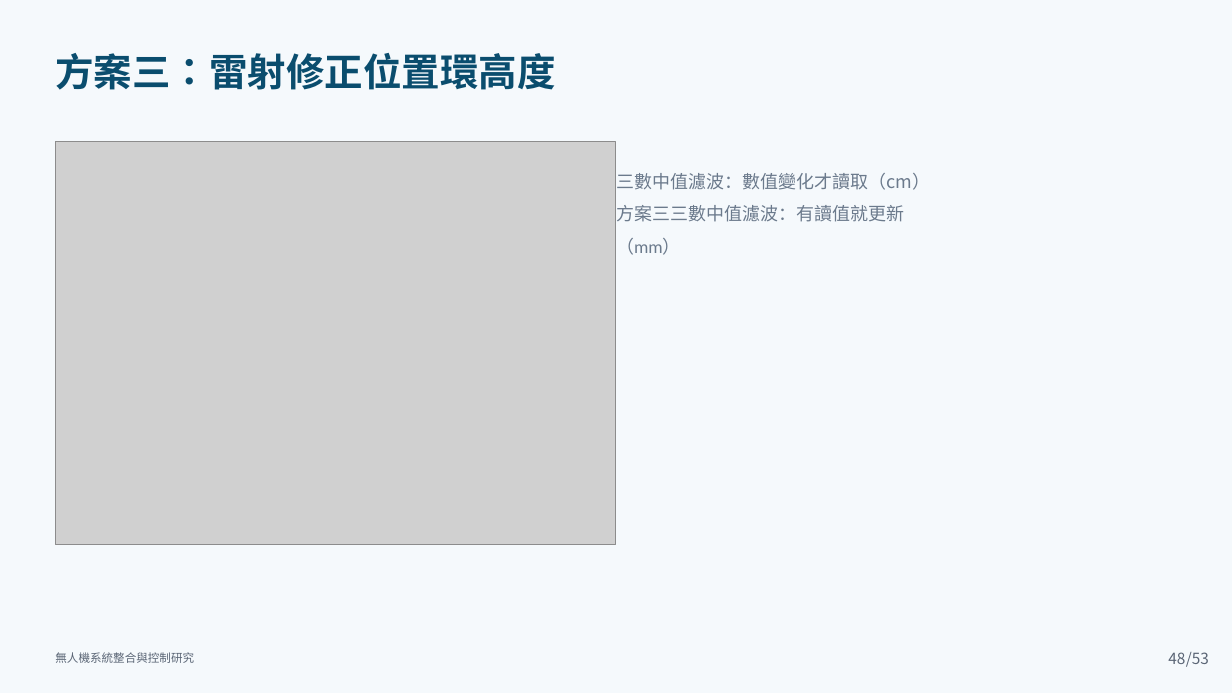
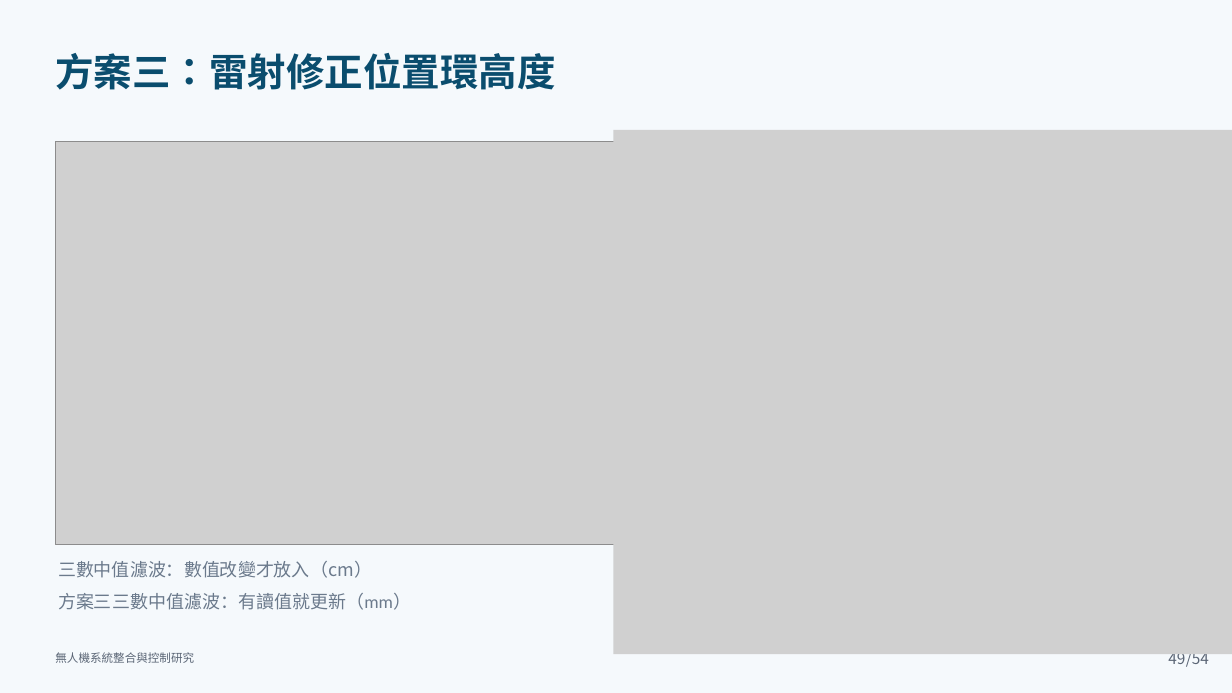
Before and after one commit to lingken1028/-, a slide deck: slide 49 of 無人機系統整合與控制研究_口試簡報 (2).pptx (slide 48 before the commit). Drawn at 1232x693 pixels with LibreOffice and Linux fonts; fonts in the diff are those of the drawing; grey boxes stand for pictures. Boxes give left, top, right and bottom in pixels: in the first picture for what was removed or moved away, otherwise in the second. Text is boxed around its words. In the diff, an @@ line names an element or a change of style, - is before the commit and + after.

```diff
--- a/無人機系統整合與控制研究_口試簡報 (2).pptx
+++ b/無人機系統整合與控制研究_口試簡報 (2).pptx
@@ picture added at [614, 130, 1232, 654] @@
@@ text "三數中值濾波：數值改變才放入（cm）": place and size @@
-text "三數中值濾波：數值改變才放入（cm）" at [616, 173, 930, 255]
+text "三數中值濾波：數值改變才放入（cm）" at [58, 561, 411, 610]
@@ text at [58, 561, 372, 578]: text changed @@
-三數中值濾波：數值變化才讀取（cm）
+三數中值濾波：數值改變才放入（cm）
@@ page number at [1168, 654, 1185, 664]: text changed @@
-48
+49
@@ text at [1186, 654, 1209, 667]: text changed @@
-/53
+/54
```
Also in this commit, not shown: 53 other slides changed, 2 slides added.
